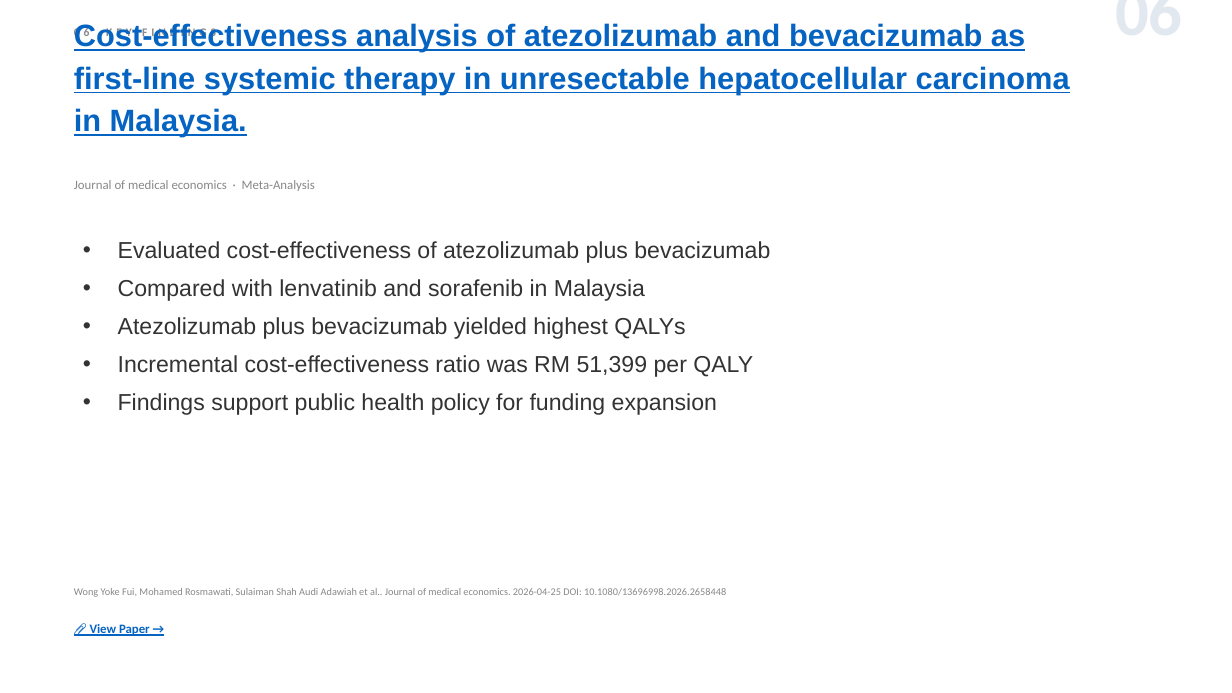
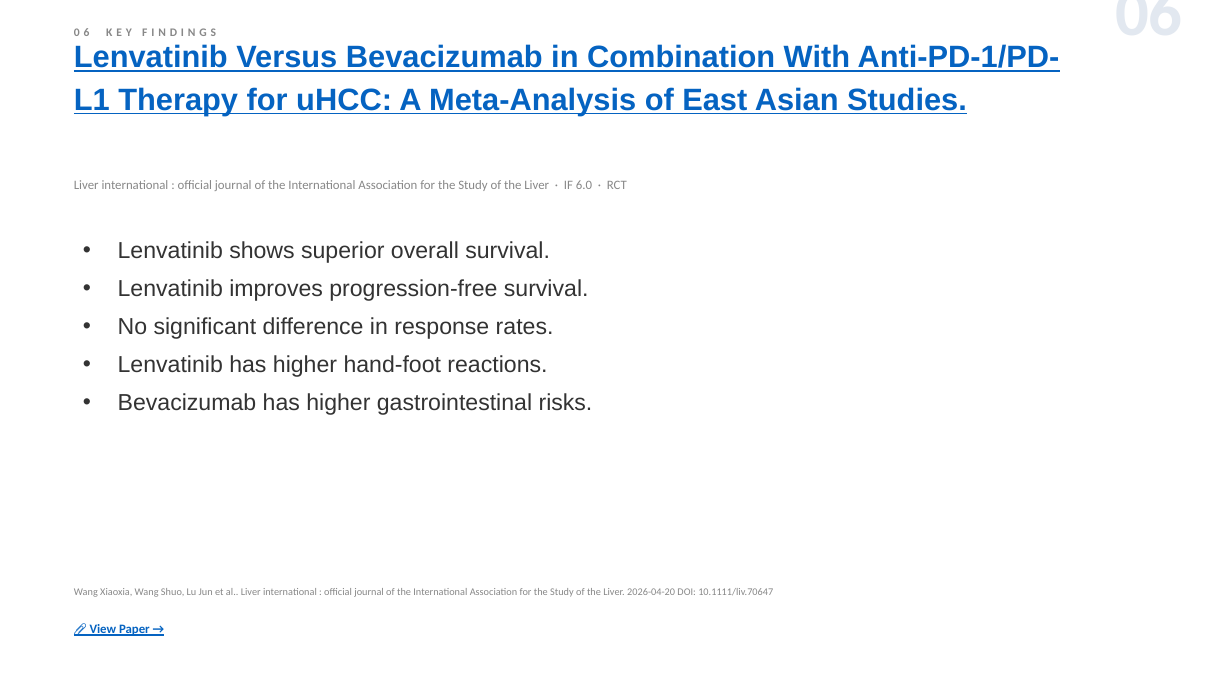
Before and after one commit to jejenhu-maker/hcc-weekly-digest, a slide deck: slide 8 of docs/digest-en.pptx. Drawn at 1232x693 pixels with LibreOffice and Linux fonts; fonts in the diff are those of the drawing. Boxes give left, top, right and bottom in pixels: in the first picture for what was removed or moved away, otherwise in the second. Text is boxed around its words. In the diff, an @@ line names an element or a change of style, - is before the commit and + after.

```diff
--- a/docs/digest-en.pptx
+++ b/docs/digest-en.pptx
@@ text at (74,44,1060,115): text changed @@
-Cost-effectiveness analysis of atezolizumab and bevacizumab as first-line systemic therapy in unresectable hepatocellular carcinoma in Malaysia.
+Lenvatinib Versus Bevacizumab in Combination With Anti-PD-1/PD-L1 Therapy for uHCC: A Meta-Analysis of East Asian Studies.
@@ text at (74,180,627,191): text changed @@
-Journal of medical economics · Meta-Analysis
+Liver international : official journal of the International Association for the Study of the Liver · IF 6.0 · RCT
@@ text at (118,241,593,415): text changed @@
-• Evaluated cost-effectiveness of atezolizumab plus bevacizumab
-• Compared with lenvatinib and sorafenib in Malaysia
-• Atezolizumab plus bevacizumab yielded highest QALYs
-• Incremental cost-effectiveness ratio was RM 51,399 per QALY
-• Findings support public health policy for funding expansion
+• Lenvatinib shows superior overall survival.
+• Lenvatinib improves progression-free survival.
+• No significant difference in response rates.
+• Lenvatinib has higher hand-foot reactions.
+• Bevacizumab has higher gastrointestinal risks.
@@ text at (74,588,773,597): text changed @@
-Wong Yoke Fui, Mohamed Rosmawati, Sulaiman Shah Audi Adawiah et al.. Journal of medical economics. 2026-04-25 DOI: 10.1080/13696998.2026.2658448
+Wang Xiaoxia, Wang Shuo, Lu Jun et al.. Liver international : official journal of the International Association for the Study of the Liver. 2026-04-20 DOI: 10.1111/liv.70647
```
Also in this commit, not shown: 13 other slides changed, 2 other files.
